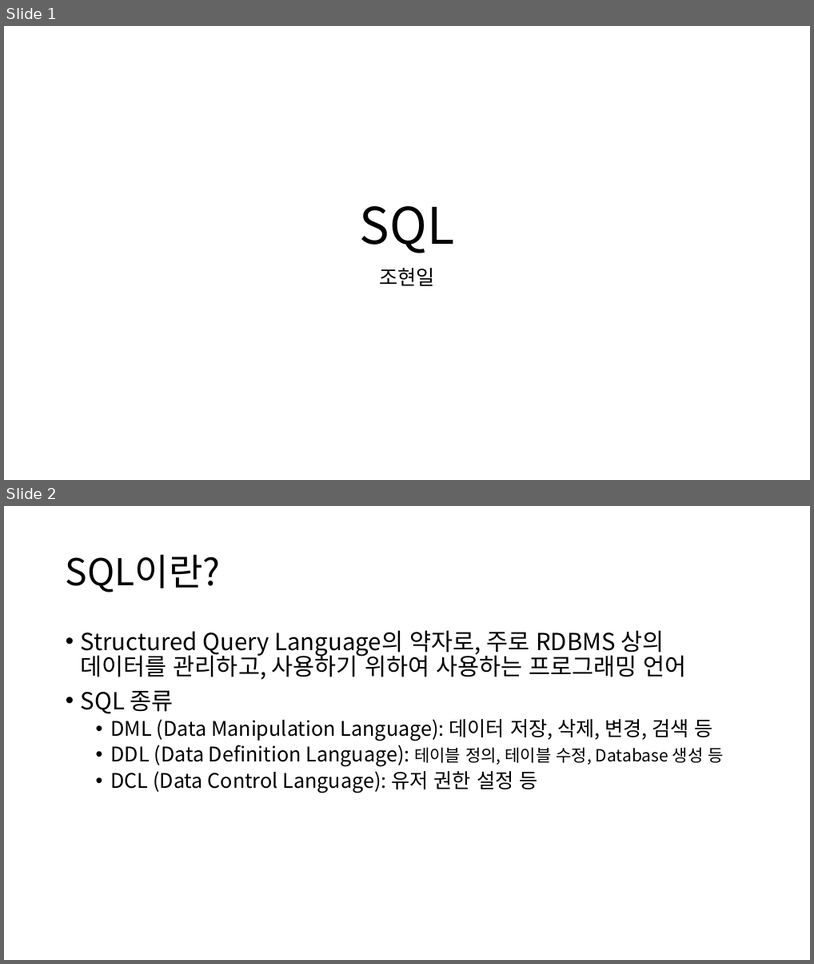
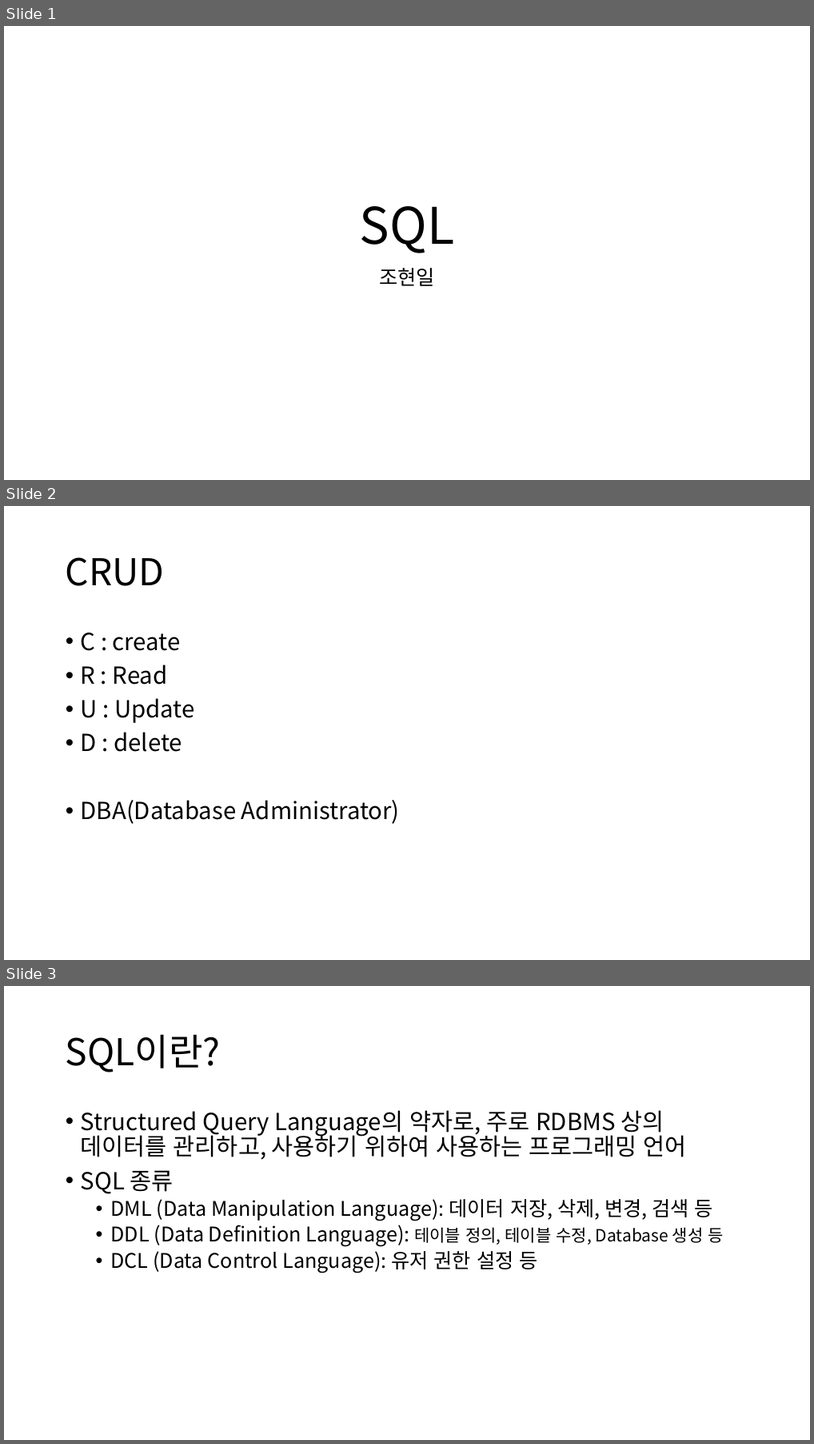
Before and after one commit to Baskervir/simcoding_jm, a slide deck: hy/수업자료/9주차 SQL/SQL.pptx. Shown one above the other, each under a label of ours: slides 1 and 2 before the commit, slides 1, 2 and 3 after it. The pictures are 814x964 and 814x1444 pixels, drawn with LibreOffice and Linux fonts; fonts in the diff are those of the drawing. Boxes give left, top, right and bottom in pixels: in the first picture for what was removed or moved away, otherwise in the second. Text is boxed around its words. In the diff, an @@ line names an element or a change of style, - is before the commit and + after.

```diff
--- a/hy/수업자료/9주차 SQL/SQL.pptx
+++ b/hy/수업자료/9주차 SQL/SQL.pptx
@@ slide 2 added at (x1=4, y1=506, x2=810, y2=960), background #FFFFFF @@
@@ title added at (x1=66, y1=557, x2=165, y2=586), 44 pt, text #000000 @@
+CRUD
@@ text added at (x1=81, y1=632, x2=400, y2=824), 28 pt, text #000000 @@
+• C : create
+• R : Read
+• U : Update
+• D : delete
+• DBA(Database Administrator)
@@ what was slide 2 is now slide 3 @@
```
Also in this commit, not shown: 4 slides changed, 3 other slides added.
